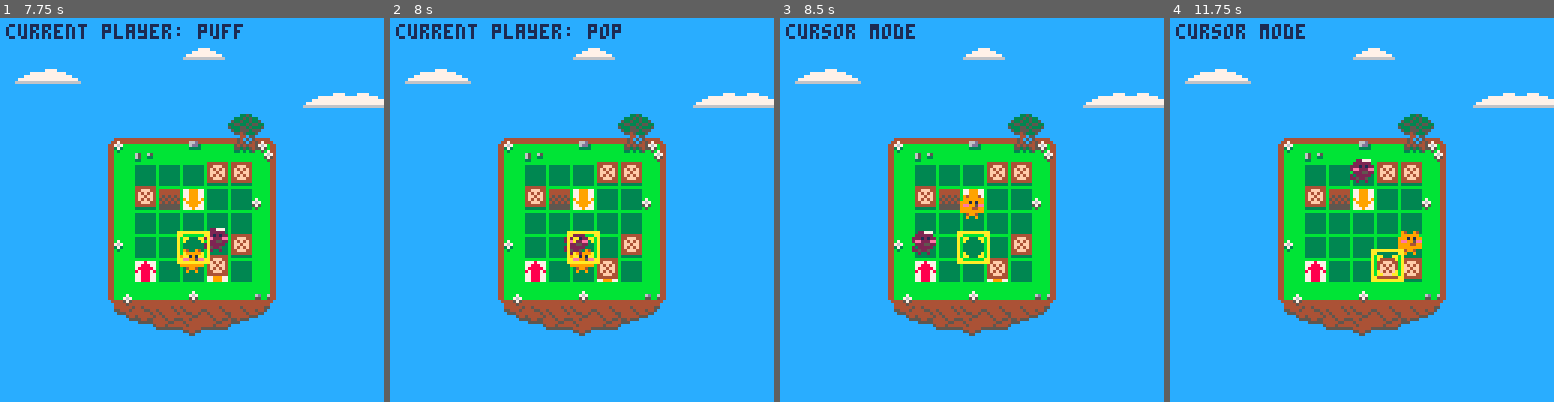
Above: before the commit, frames 1-4 (left to right).
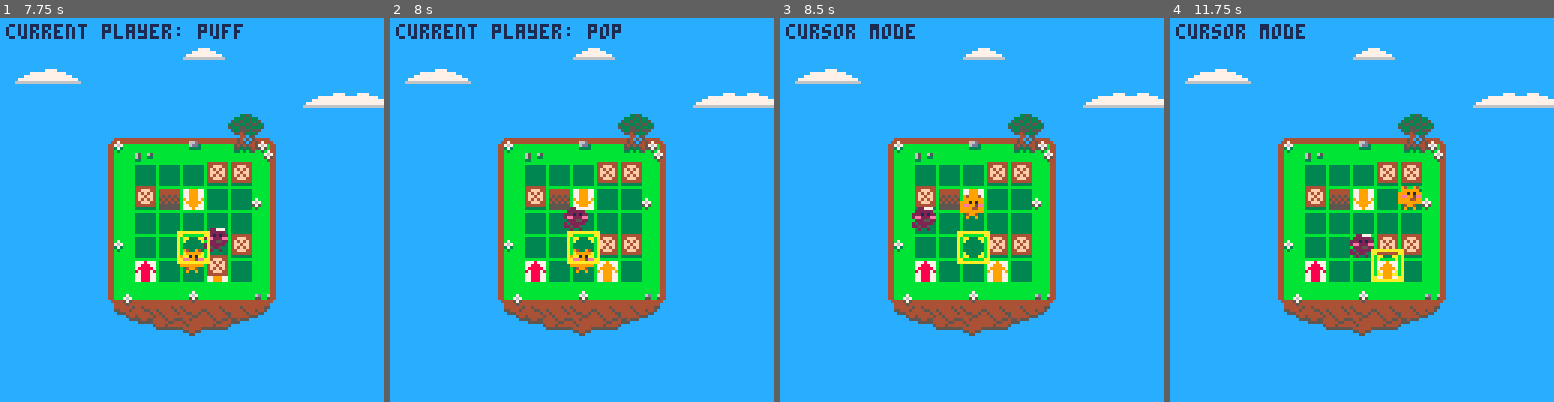
Above: after the commit, the same moments.

Repository: accidentalrebel/pico8-pop-puff
Game: PICO-8 cartridge pop-puff.p8
Same seed, same stepped clock (60 frames per second), same inputs: the game is played once before the commit and once after it.
Inputs:
- Up to frame 1 (7.75 s): tap O (Z key) at 0.33, 1.07, 2.22, 3.72, 5.22, 6.72 s; tap Down at 0.7 s; tap X (X key) at 1.43, 2.07, 2.82, 3.57, 4.32, 5.07, 5.82, 6.57, 7.32 s; hold Up 1.97-2.63 s; hold Right 2.68-3.02 s; hold Down 3.07-3.73 s; hold Left 3.78-4.12 s; hold Up 4.17-4.5 s; hold Left 4.55-5.05 s; hold Right 5.1-5.93 s; hold Up 5.98-6.65 s; hold Right 6.7-7.03 s; hold Down from 7.08 s (still down)
- Up to frame 2 (8 s): release Down at 7.75 s; hold Left from 7.8 s (still down)
- Up to frame 3 (8.5 s): tap X (X key) at 8.07 s; release Left at 8.13 s; hold Up from 8.18 s (still down); tap O (Z key) at 8.22 s
- Up to frame 4 (11.75 s): release Up at 8.52 s; hold Left 8.57-9.07 s; tap X (X key) every 0.75 s from 8.82 to 11.07 s; hold Right 9.12-9.95 s; tap O (Z key) at 9.72, 11.22 s; hold Up 10-10.67 s; hold Right 10.72-11.05 s; hold Down from 11.1 s (still down)

Frame 1 is identical in both runs. In frame 2, 1.0% of the frame differs, in the area x 45-60%, y 49-68%; in frame 3, 1.1%; in frame 4, 2.0%, in the area x 46-66%, y 36-68%.

Commit message:
Can now rotate the perm arrows properly.

Diff:
--- a/pop-puff.p8
+++ b/pop-puff.p8
@@ -247,7 +247,7 @@
    end
 
    for child in all(p.parent.children) do
-      if child.tag == _arrow then
+      if child.tag == _arrow or child.tag == _arrow_p then
 	 on_arrow_stepped(child,p)
 	 break
       elseif child.tag == _cake then
@@ -794,9 +794,6 @@
 
 
 
-__gff__
-0000000000000000000000000000000000000000000000000000000000000000000000000000000000000000000000000000000000000000000000000000000000000000000000000000000000000000000000000000000000000000000000000000000000000000000000000000000000000000000000000000000000000000
-0000000000000000000000000000000000000000000000000000000000000000000000000000000000000000000000000000000000000000000000000000000000000000000000000000000000000000000000000000000000000000000000000000000000000000000000000000000000000000000000000000000000000000
 __map__
 0808080808080808080808080808080800000000000000000000000000000000000000000000000000000000000000000000000000000000000000000000000000000000000000000000000000000000000000000000000000000000000000000000000000000000000000000000000000000000000000000000000000000000
 08080808080808090b0808080808080800000000000000000000000000000000000000000000000000000000000000000000000000000000000000000000000000000000000000000000000000000000000000000000000000000000000000000000000000000000000000000000000000000000000000000000000000000000
Not shown, changed: the sound effects (__sfx__) section of pop-puff.p8
